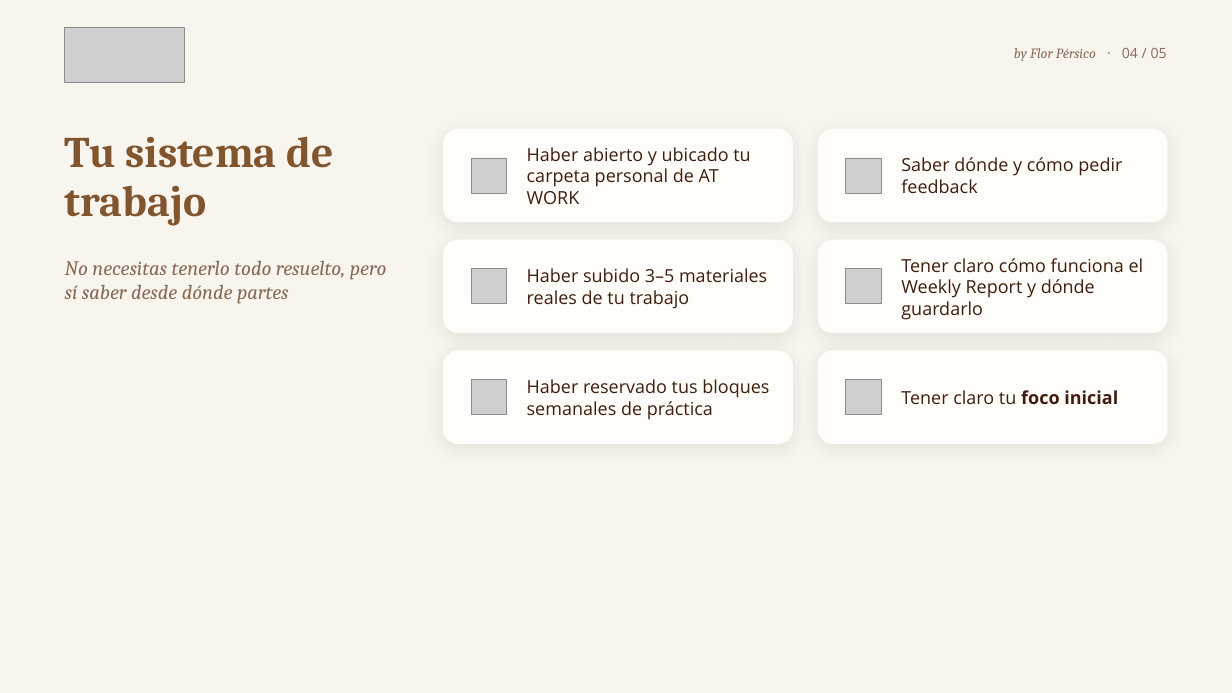
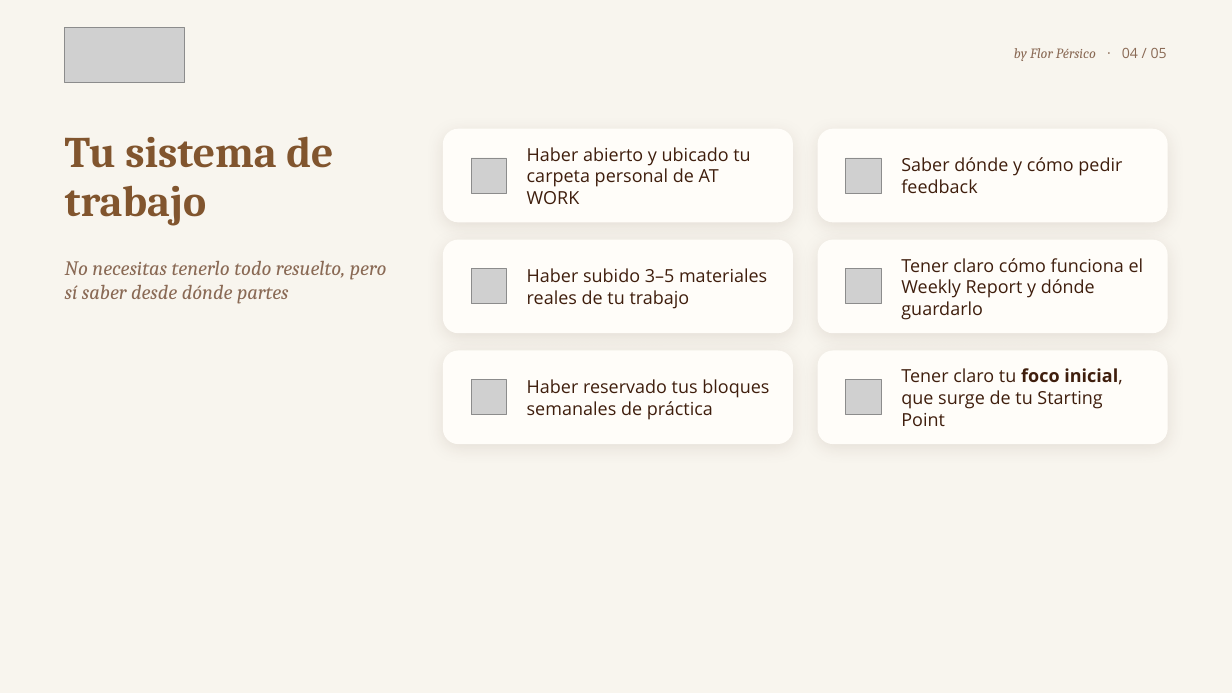
Before and after one commit to florenciapersico-ctrl/brakingbarriersatwork, a slide deck: slide 4 of onboarding/presentaciones/ONB13_Checklist_final.pptx. Drawn at 1232x693 pixels with LibreOffice and Linux fonts; fonts in the diff are those of the drawing; grey boxes stand for pictures. Boxes give left, top, right and bottom in pixels: in the first picture for what was removed or moved away, otherwise in the second. Text is boxed around its words. In the diff, an @@ line names an element or a change of style, - is before the commit and + after.

```diff
--- a/onboarding/presentaciones/ONB13_Checklist_final.pptx
+++ b/onboarding/presentaciones/ONB13_Checklist_final.pptx
@@ text at [901, 368, 1122, 426]: text changed @@
-Tener claro tu foco inicial
+Tener claro tu foco inicial, que surge de tu Starting Point
```
Also in this commit, not shown: 1 other slide changed, 24 other files.
